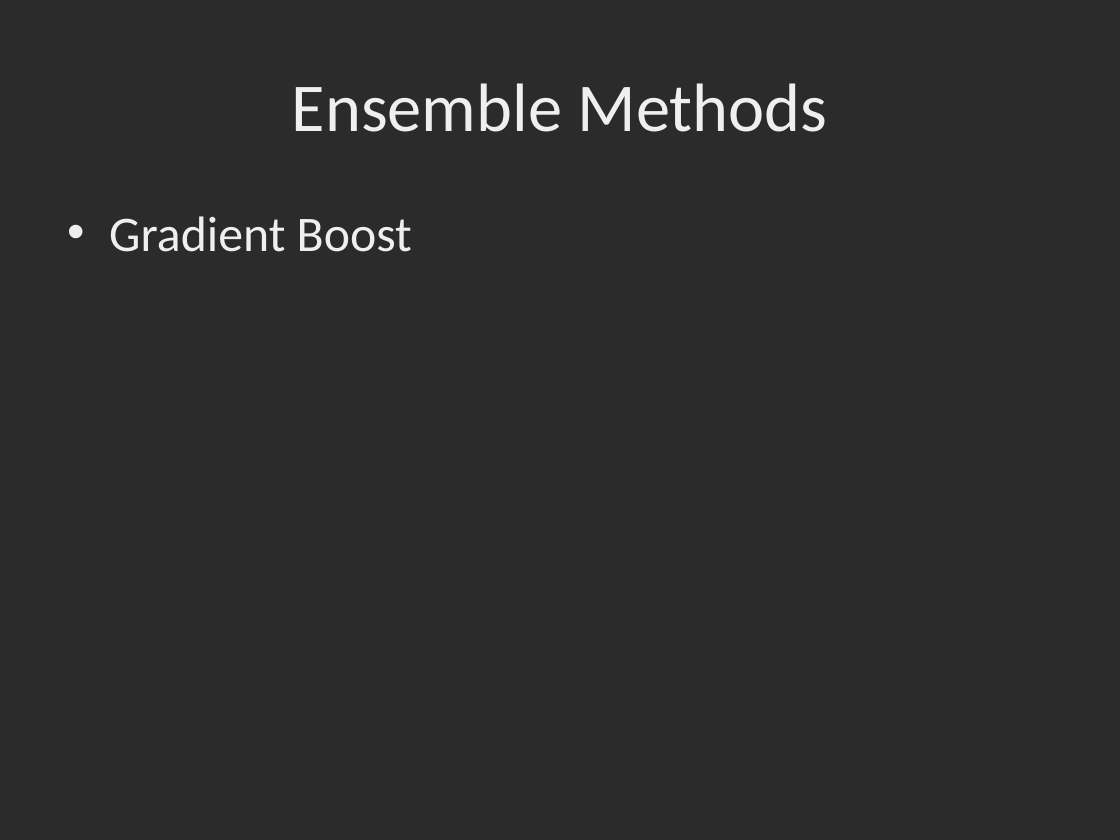
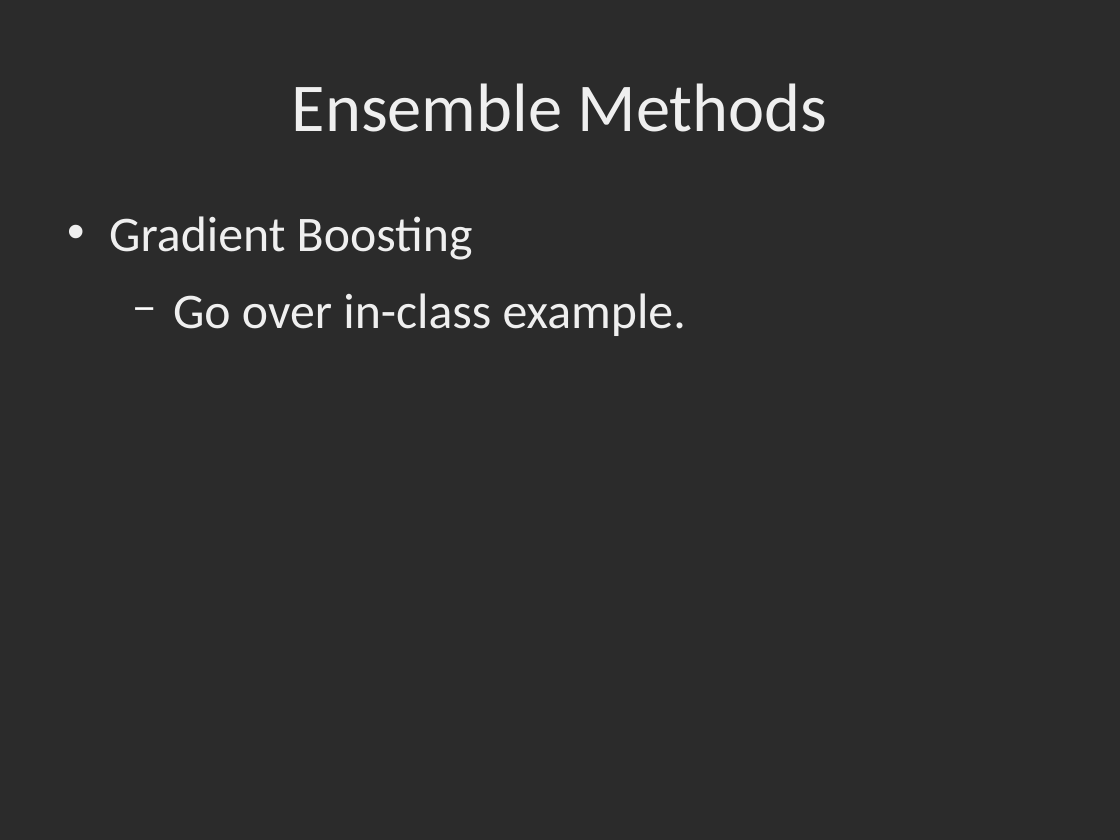
Before and after one commit to dbowmans46/PracticalProgramming, a slide deck: slide 47 of Session 7 - Python/Instructional Material/Machine Learning Slides/Session 7 - Python ML 9: Ensemble Methods.odp (slide 43 before the commit). Drawn at 1120x840 pixels with LibreOffice and Linux fonts; fonts in the diff are those of the drawing; background and template pictures are left out; a plain dark background stands for a picture behind light text. Boxes give left, top, right and bottom in pixels: in the first picture for what was removed or moved away, otherwise in the second. Text is boxed around its words. In the diff, an @@ line names an element or a change of style, - is before the commit and + after.

Commit message:
Added slides for gradient boosting.  Corrected slides for AdaBoost.  Added code for gradient boosting.

```diff
--- a/Session 7 - Python/Instructional Material/Machine Learning Slides/Session 7 - Python ML 9: Ensemble Methods.odp
+++ b/Session 7 - Python/Instructional Material/Machine Learning Slides/Session 7 - Python ML 9: Ensemble Methods.odp
@@ text at [109,216,686,336]: text changed @@
-• Gradient Boost
+• Gradient Boosting
+  − Go over in-class example.
```
Also in this commit, not shown: 2 other slides changed, 5 slides added, 2 other files.
